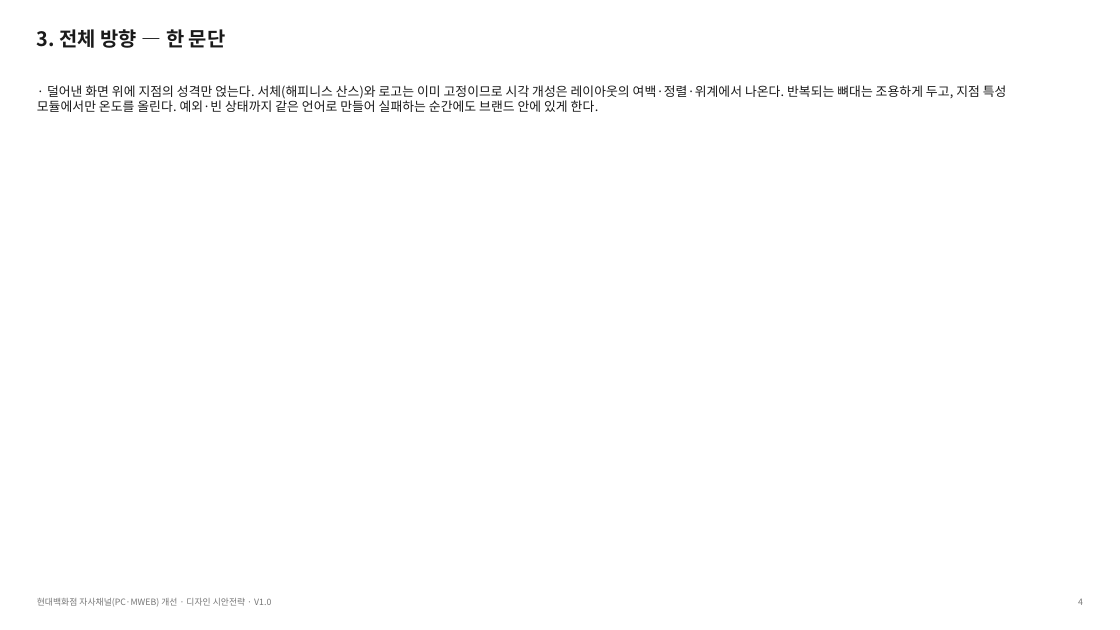
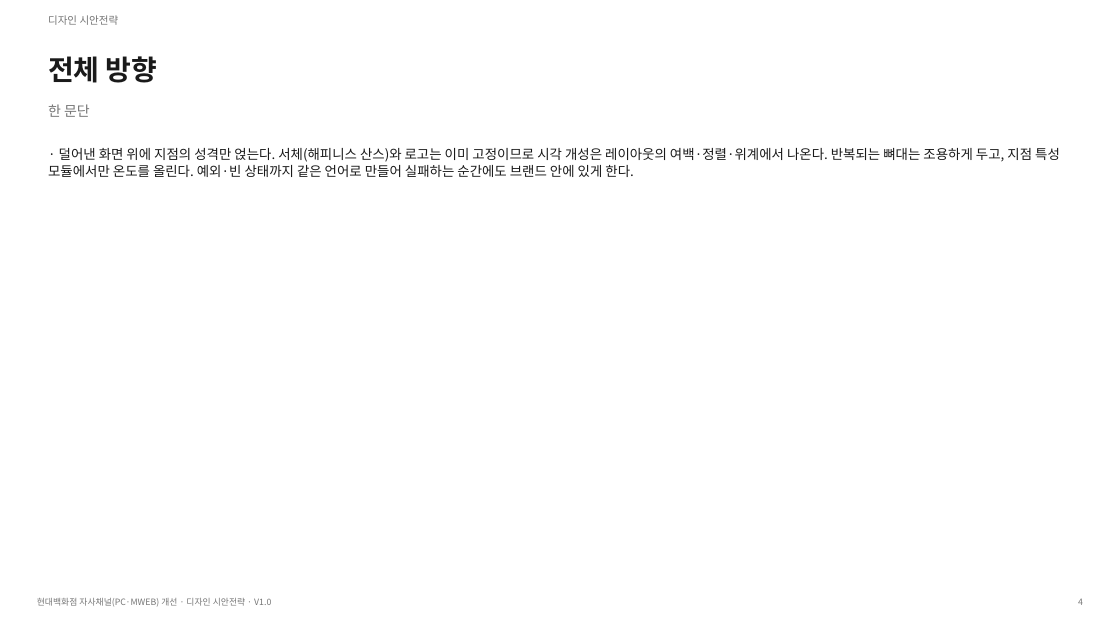
Before and after one commit to ddond-cmyk/ossp-sim-viewer, a slide deck: slide 5 of native/HDDS_시안전략_V1.0.pptx. Drawn at 1120x630 pixels with LibreOffice and Linux fonts; fonts in the diff are those of the drawing. Boxes give left, top, right and bottom in pixels: in the first picture for what was removed or moved away, otherwise in the second. Text is boxed around its words. In the diff, an @@ line names an element or a change of style, - is before the commit and + after.

```diff
--- a/native/HDDS_시안전략_V1.0.pptx
+++ b/native/HDDS_시안전략_V1.0.pptx
@@ text added at (48,15,119,25), 9 pt, text #767676 @@
+디자인 시안전략
@@ text at (48,56,158,83): text changed; size 17 to 24 pt @@
-3. 전체 방향 — 한 문단
+전체 방향
@@ text added at (48,104,90,117), 12 pt, text #767676 @@
+한 문단
@@ text "· 덜어낸 화면 위에 지점의 ...": place and size @@
-text "· 덜어낸 화면 위에 지점의 ..." at (37,85,1007,112)
+text "· 덜어낸 화면 위에 지점의 ..." at (48,148,1060,177)
@@ text "· 덜어낸 화면 위에 지점의 ..." at (48,148,1060,177): size 11 to 11.5 pt @@
```
Also in this commit, not shown: 6 other slides changed, 59 other files.
